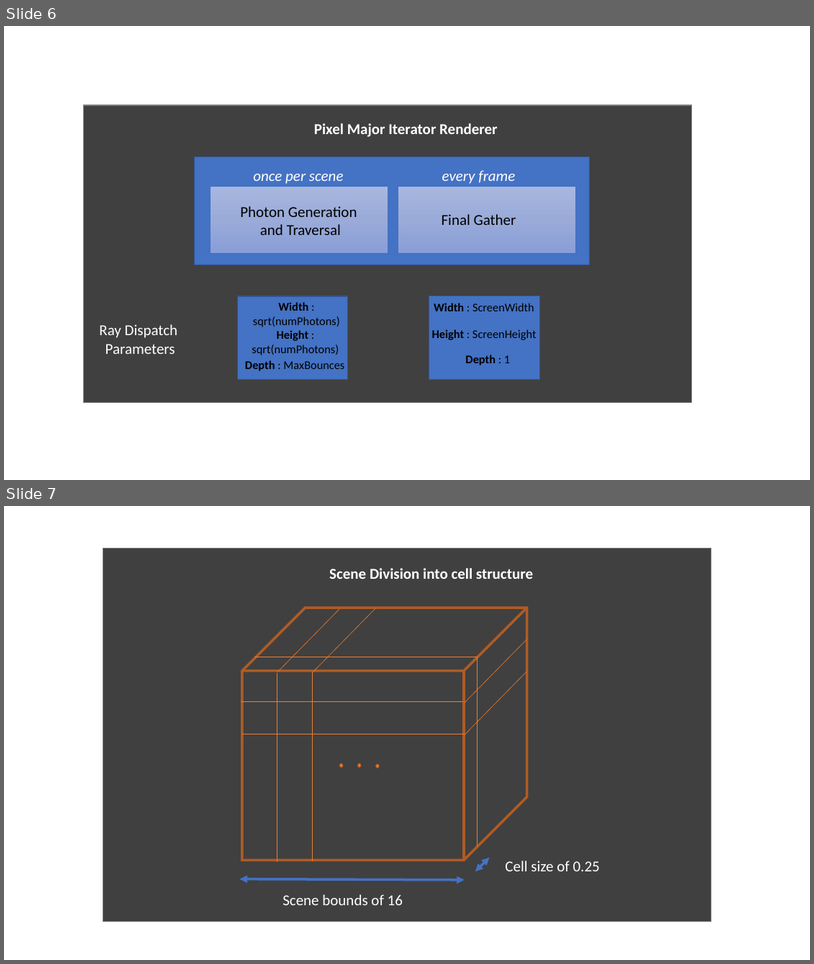
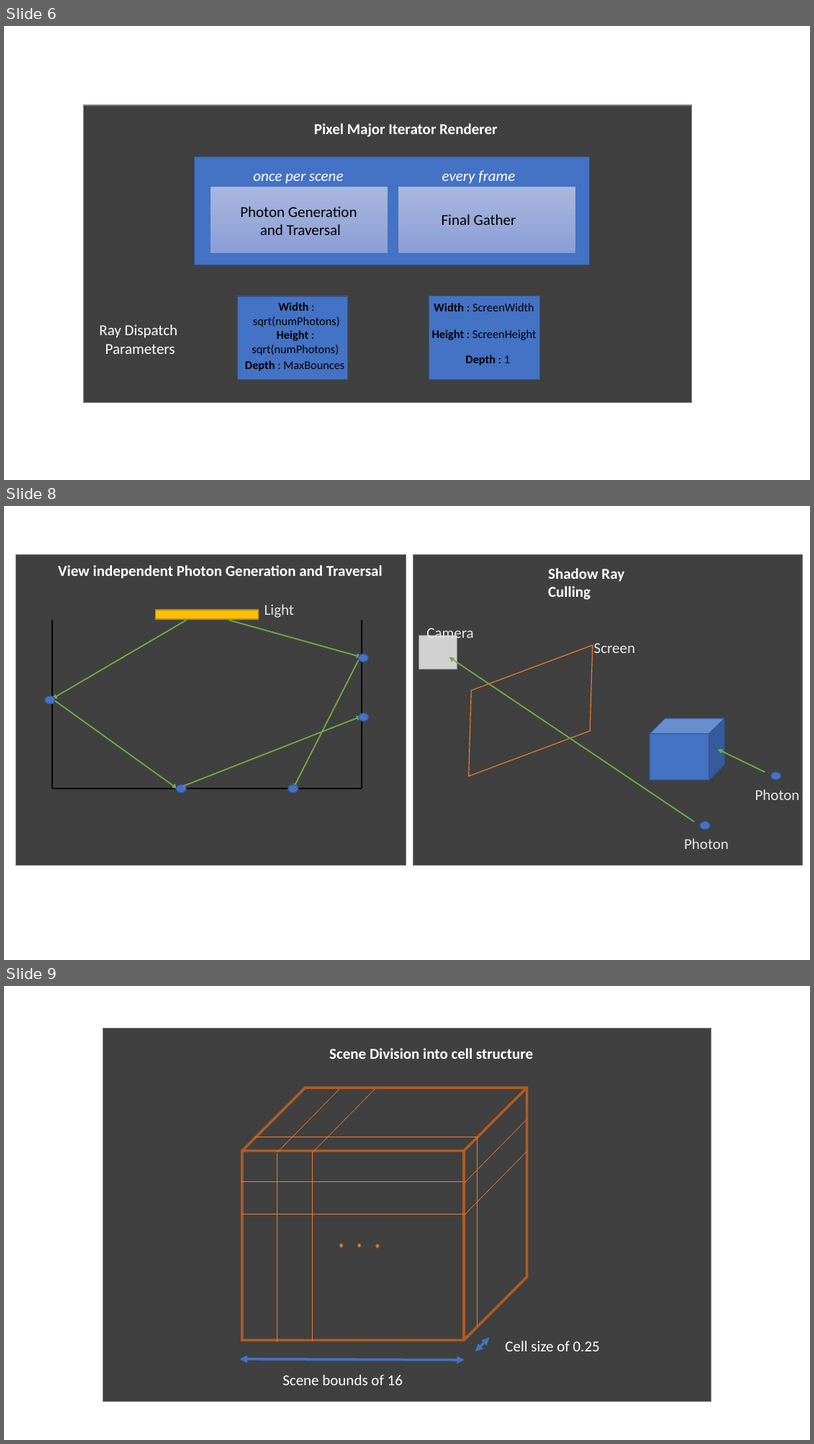
Before and after one commit to ananthaks/DXR-PhotonMapper, a slide deck: Docs/images/New Microsoft PowerPoint Presentation.pptx. Shown one above the other, each under a label of ours: slides 6 and 7 before the commit, slides 6, 8 and 9 after it; the slides between them are not shown. The pictures are 814x964 and 814x1444 pixels, drawn with LibreOffice and Linux fonts; fonts in the diff are those of the drawing; grey boxes stand for pictures. Boxes give left, top, right and bottom in pixels: in the first picture for what was removed or moved away, otherwise in the second. Text is boxed around its words. In the diff, an @@ line names an element or a change of style, - is before the commit and + after.

```diff
--- a/Docs/images/New Microsoft PowerPoint Presentation.pptx
+++ b/Docs/images/New Microsoft PowerPoint Presentation.pptx
@@ slide 8 added at (x1=4, y1=506, x2=810, y2=960), background #FFFFFF @@
@@ group added at (x1=414, y1=555, x2=803, y2=865): 5 texts, 2 ellipses, 2 arrows, 1 rectangle, 1 picture, 1 cube, 1 flow chart input output @@
+Shadow Ray Culling
+Photon
+Photon
+Screen
+Camera
@@ group added at (x1=16, y1=554, x2=406, y2=865): 5 arrows, 5 ellipses, 3 lines, 2 rectangles, 2 texts @@
+View independent Photon Generation and Traversal
+Light
@@ what was slide 7 is now slide 9 @@
```
Also in this commit, not shown: 2 other slides added.
